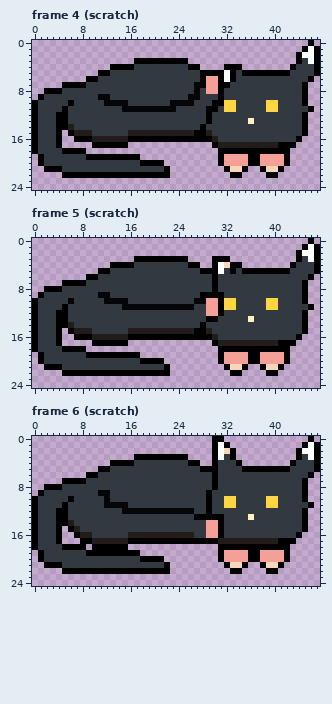
A pixel-art file gets an edit: assets/main_menu_cat.ase. This is how it looked before the edit.
59x37 pixels, 6 frames. Shown: frame 4 (scratch), frame 5 (scratch), frame 6 (scratch). The old version is drawn lined up with the new one, on the new canvas. The commit also changed other frames, which this record leaves out.
The result:
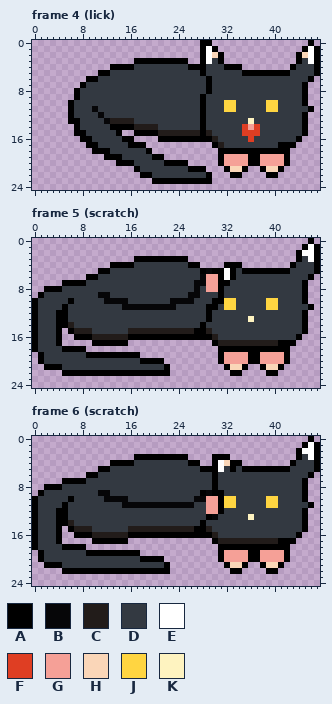
Palette (. is transparent): A #000000  B #060608  C #221c1a  D #333941  E #ffffff  F #df3e23  G #f5a097  H #fad6b8  J #ffd541  K #fef3c0
From the commit log: made menu look nicer also rainbow mice(broken)
Difference:
canvas 59x37 -> 48x25, the old top-left corner now at -2,-2 (the part of the old canvas that was cut away was empty and is not shown)
Changed rows in their new state; - is an unchanged pixel.
Frame 4 (lick):
first column x 0:
 0 ----------------------------AA----------------
 1 ----------------------------AEA---------------
 2 ----------------------------AEHA-------------H
 3 ----------------------------AEDA--------------
 4 ----------------------------ADDD--------------
 5 -----------------------------DDDDD------------
 6 ----------------------------DADDDD------------
 7 -----...-------------------DDADDD-------------
 8 --.....A-------------------D-ADD--------------
 9 -......A---DD-------------DDA--D--------------
10 ......------DDDD-------DDDD-A-DD--------------
11 ......A---B----DDDDDDDDD----ADD---------------
12 ......A----B----------------AD----------------
13 ......AA----BCCCC-----------AD----------------
14 .......A-----AAAACCCC--------------FGF--------
15 .....-.AAD----A..AAAA------C-------FFF--------
16 .....--.--DDDDDA-....---------------F---------
17 .....----A-DDDDDAAA-------------DDDDDDDDD-----
18 .........-AAADDDDDDA--------------------------
19 -...........---DDDDDAA------------------------
20 -.............AAA-DDDDAAAA--------------------
21 --...............A----DDDDAAA-----------------
22 -----.............--DDDDDDDDDA----------------
23 --------------------AAAAAAAAAA----------------
Frame 5 (scratch):
first column x 23:
 3 -------...-
 4 -------..A-
 5 ------B-AE-
 6 -----BGGAEA
 7 ----BBGGAA-
 8 ----B-GGA--
 9 ---BBDDD---
10 BBBBDDDA---
11 -DDD--AAD--
12 ------ADD--
13 -------D---
Frame 6 (scratch):
first column x 30:
 0 ..--
 1 ...-
 2 ....
 3 -AA.
 4 -EHA
 5 -E-A
first column x 8:
 9 --------------------ABAA
10 -----BBB-----------BBGGA
11 ----DDD-BBBBBBBBBBB--GGA
12 -------DDDDDDDDDDDD--GGA
13 -------------------DDABD
14 --------------------ADDD
15 CC------CCCCCCCCCCCAACDD
16 AACCCCCCAAAAAAAAAAAAAACD
17 ..AAAAAA..............A-
18 --......----------------
Boxes around the changes in both pictures, in picture pixels (x1, y1, x2, y2):
changed: (32, 40, 278, 184)
changed: (302, 52, 308, 58)
changed: (170, 256, 236, 322)
changed: (212, 436, 236, 472)
changed: (80, 490, 224, 550)
